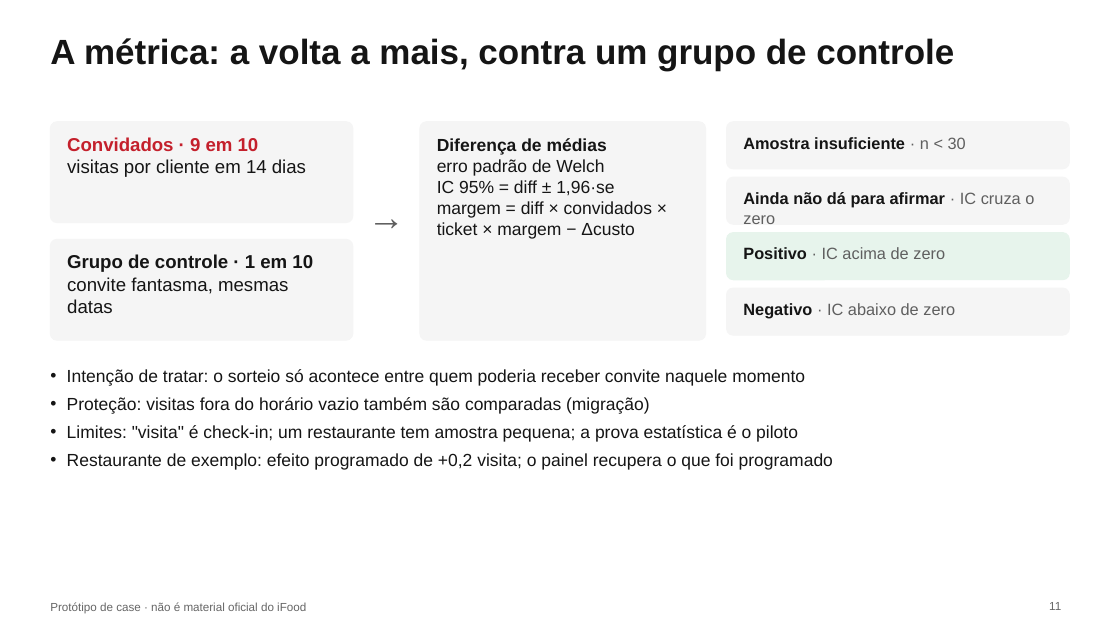
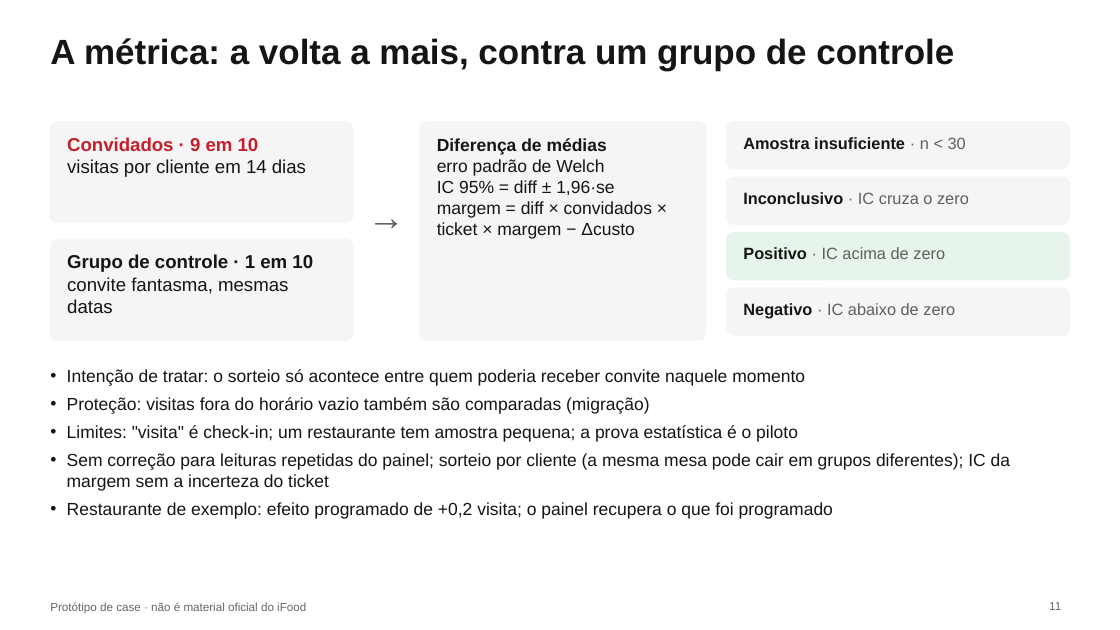
Before and after one commit to mateusferrao/comer-fora-no-salao, a slide deck: slide 11 of docs/entrega/apresentacao.pptx. Drawn at 1120x630 pixels with LibreOffice and Linux fonts; fonts in the diff are those of the drawing. Boxes give left, top, right and bottom in pixels: in the first picture for what was removed or moved away, otherwise in the second. Text is boxed around its words. In the diff, an @@ line names an element or a change of style, - is before the commit and + after.

```diff
--- a/docs/entrega/apresentacao.pptx
+++ b/docs/entrega/apresentacao.pptx
@@ text at [743, 192, 969, 204]: text changed; text colour #151515 to #5F5F5F; bold off @@
-Ainda não dá para afirmar · IC cruza o zero
+Inconclusivo · IC cruza o zero
@@ text at [67, 453, 1010, 491]: paragraph added @@
+• Sem correção para leituras repetidas do painel; sorteio por cliente (a mesma mesa pode cair em grupos diferentes); IC da margem sem a incerteza do ticket
```
Also in this commit, not shown: 3 other slides changed, 4 other files.
